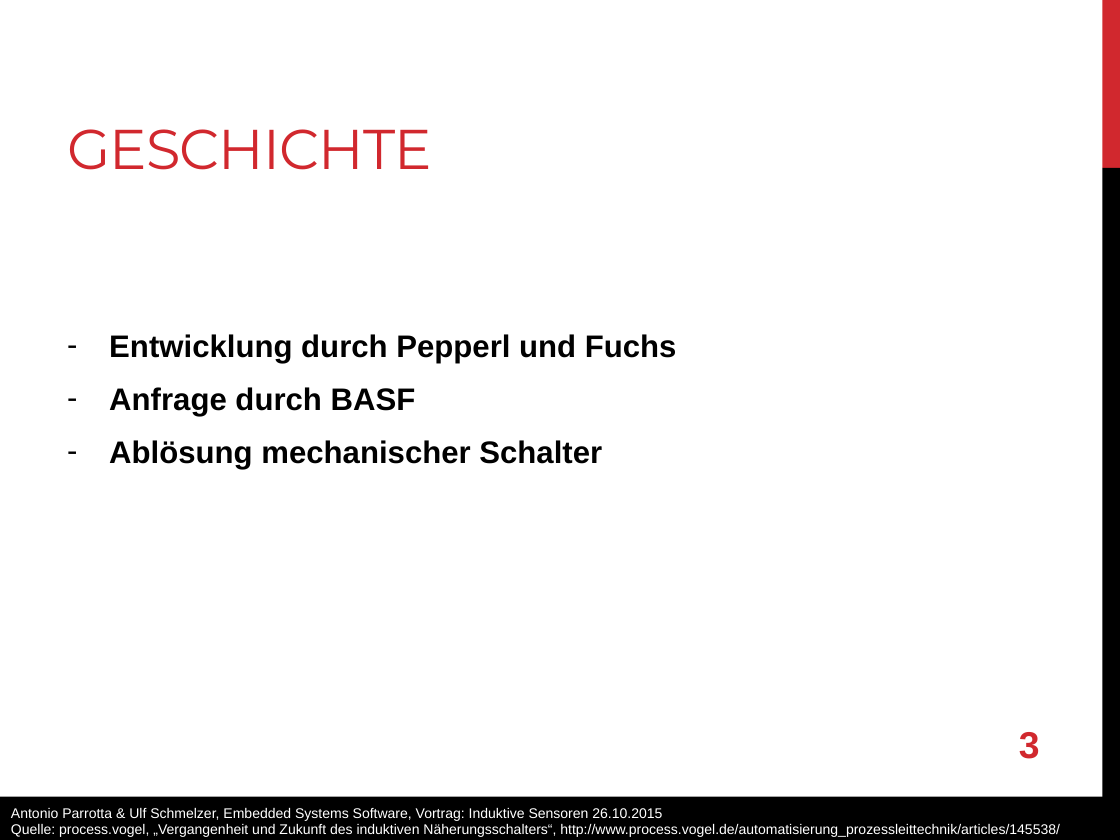
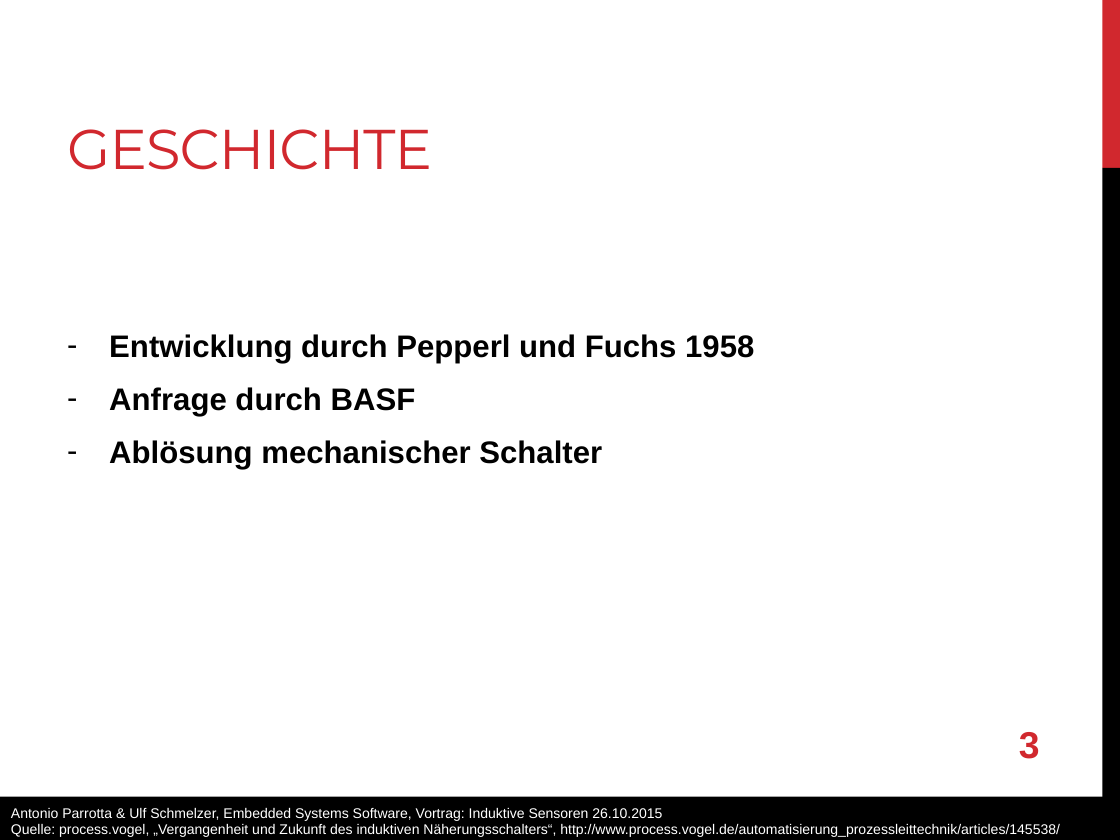
Before and after one commit to anpait00/TIB6, a slide deck: slide 3 of induktiv_sensoren.pptx. Drawn at 1120x840 pixels with LibreOffice and Linux fonts; fonts in the diff are those of the drawing. Boxes give left, top, right and bottom in pixels: in the first picture for what was removed or moved away, otherwise in the second. Text is boxed around its words. In the diff, an @@ line names an element or a change of style, - is before the commit and + after.

Commit message:
Verschoenerungen vorgenommen

```diff
--- a/induktiv_sensoren.pptx
+++ b/induktiv_sensoren.pptx
@@ text at <box>109,334,754,363</box>: text changed @@
-– Entwicklung durch Pepperl und Fuchs
+– Entwicklung durch Pepperl und Fuchs 1958
```
